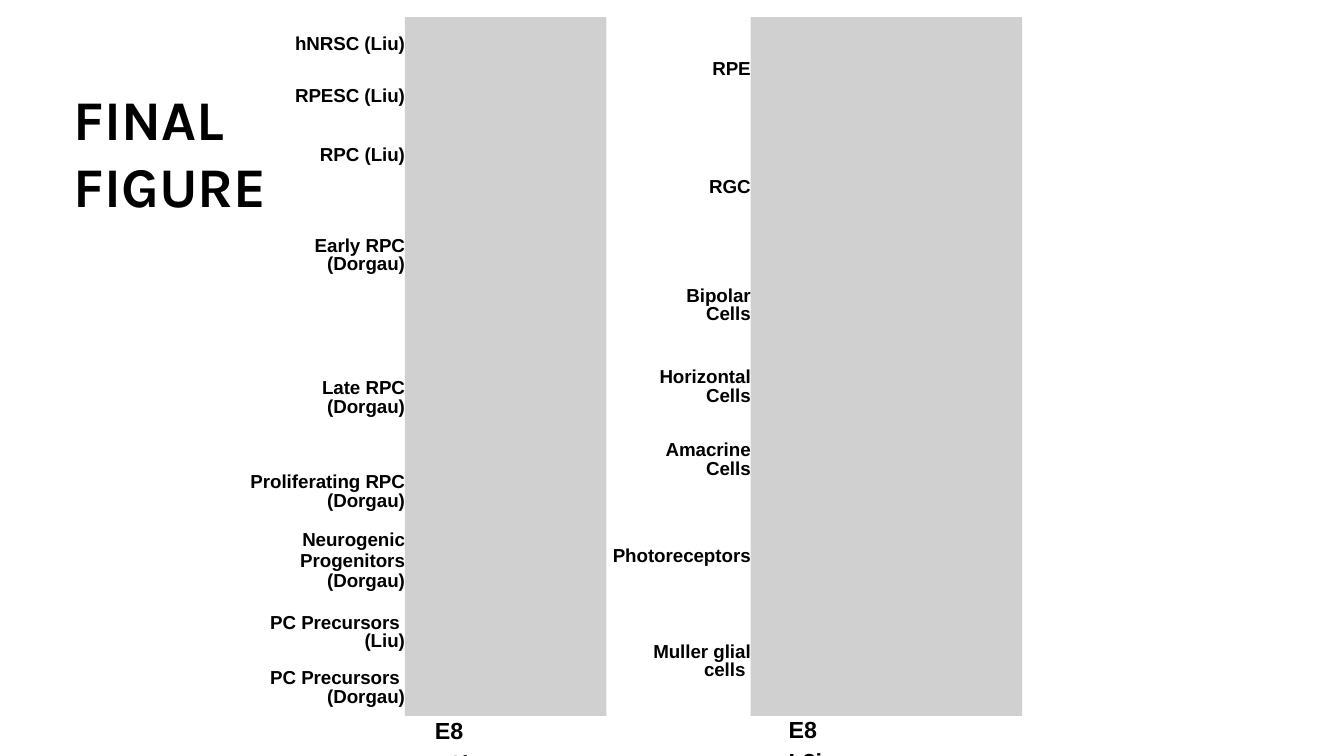
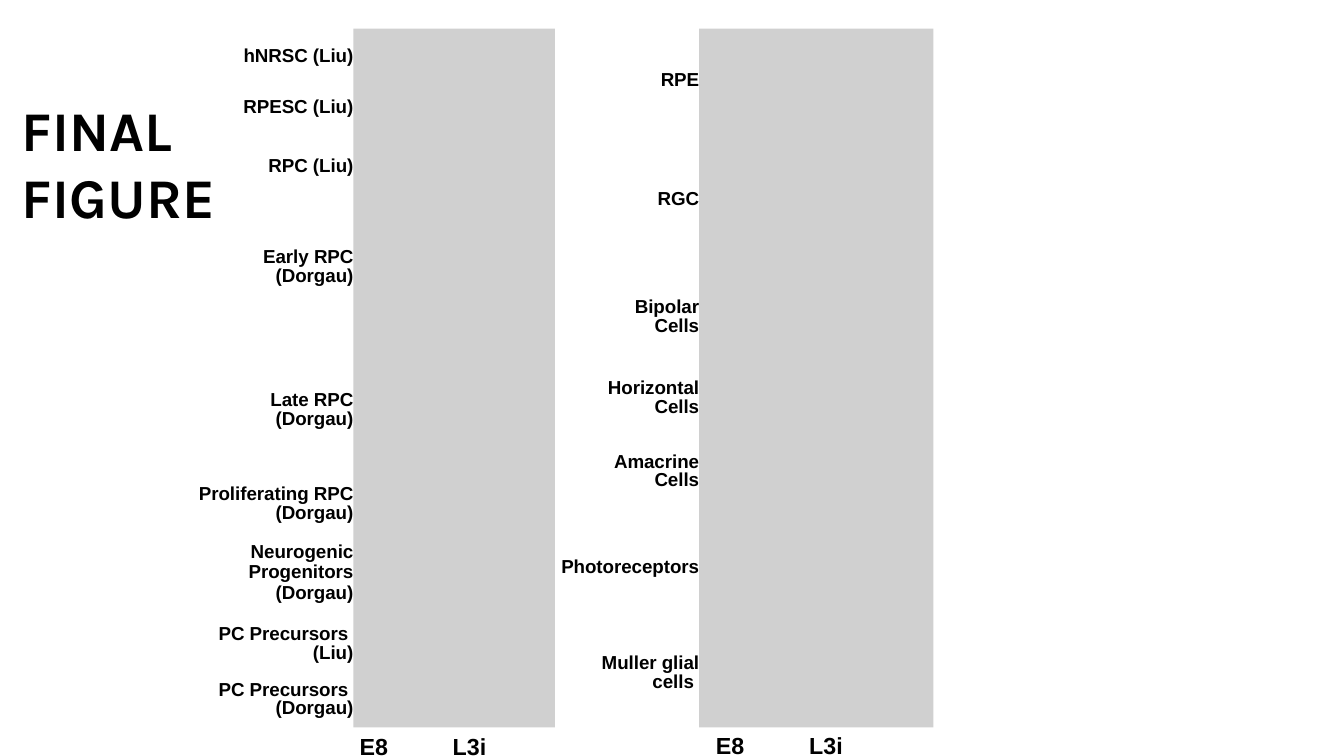
Before and after one commit to lilchromozome/RO, a slide deck: slide 2 of RO retinal gene heatmap.pptx (slide 5 before the commit). Drawn at 1344x756 pixels with LibreOffice and Linux fonts; fonts in the diff are those of the drawing; grey boxes stand for pictures. Boxes give left, top, right and bottom in pixels: in the first picture for what was removed or moved away, otherwise in the second. Text is boxed around its words. In the diff, an @@ line names an element or a change of style, - is before the commit and + after.

```diff
--- a/RO retinal gene heatmap.pptx
+++ b/RO retinal gene heatmap.pptx
@@ picture: place and size @@
-picture at bbox=[751, 17, 1022, 716]
+picture at bbox=[700, 28, 934, 727]
@@ 12 texts, 1 picture: place and size @@
-12 texts, 1 picture at bbox=[74, 17, 751, 716]
+12 texts, 1 picture at bbox=[22, 28, 700, 727]
@@ text "RPE": place and size @@
-text "RPE" at bbox=[712, 62, 750, 75]
+text "RPE" at bbox=[661, 73, 699, 86]
@@ text "RGC" rewrapped from bbox=[709, 180, 751, 194] to bbox=[658, 190, 700, 209] @@
@@ text "Bipolar" rewrapped from bbox=[686, 288, 751, 321] to bbox=[635, 299, 700, 336] @@
@@ text "Horizontal" rewrapped from bbox=[660, 369, 751, 403] to bbox=[608, 380, 700, 418] @@
@@ text "Neurogenic": place and size @@
-text "Neurogenic" at bbox=[300, 532, 405, 591]
+text "Neurogenic" at bbox=[249, 544, 354, 603]
@@ text "E8 L3i" rewrapped from bbox=[435, 722, 463, 740] to bbox=[360, 736, 487, 756] @@
@@ text "E8 L3i" rewrapped from bbox=[789, 721, 817, 739] to bbox=[716, 736, 843, 756] @@
```
Also in this commit, not shown: 1 other slide changed, 5 slides added, 29 other files.
